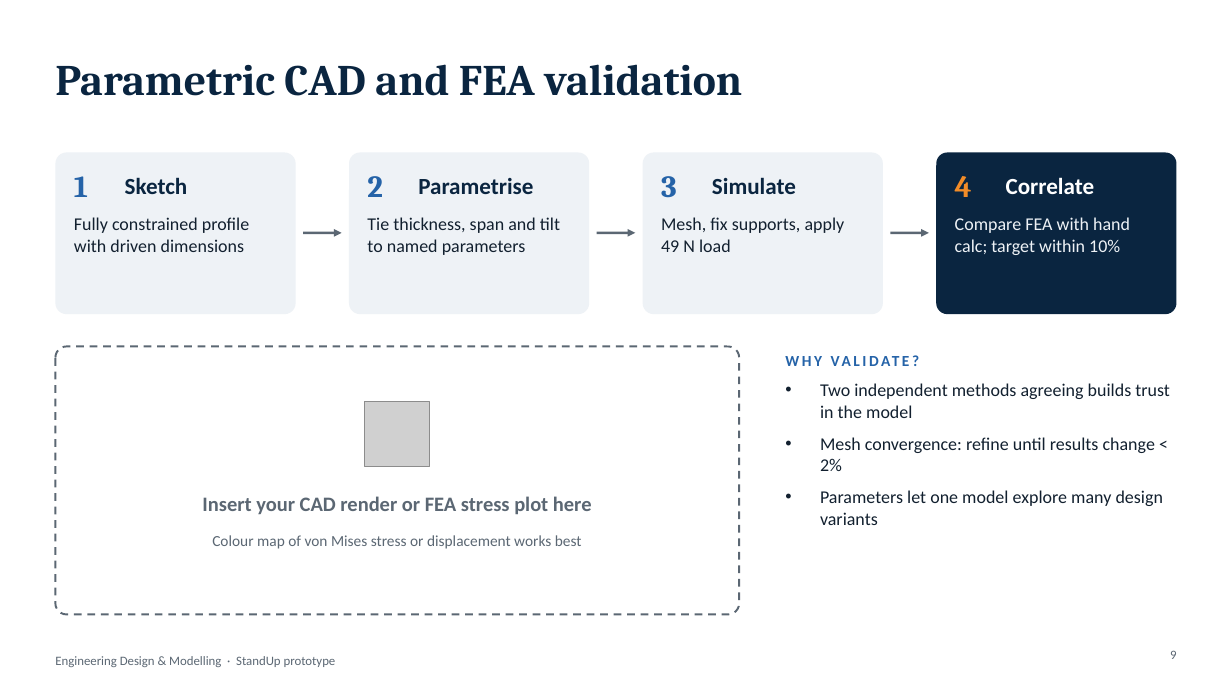
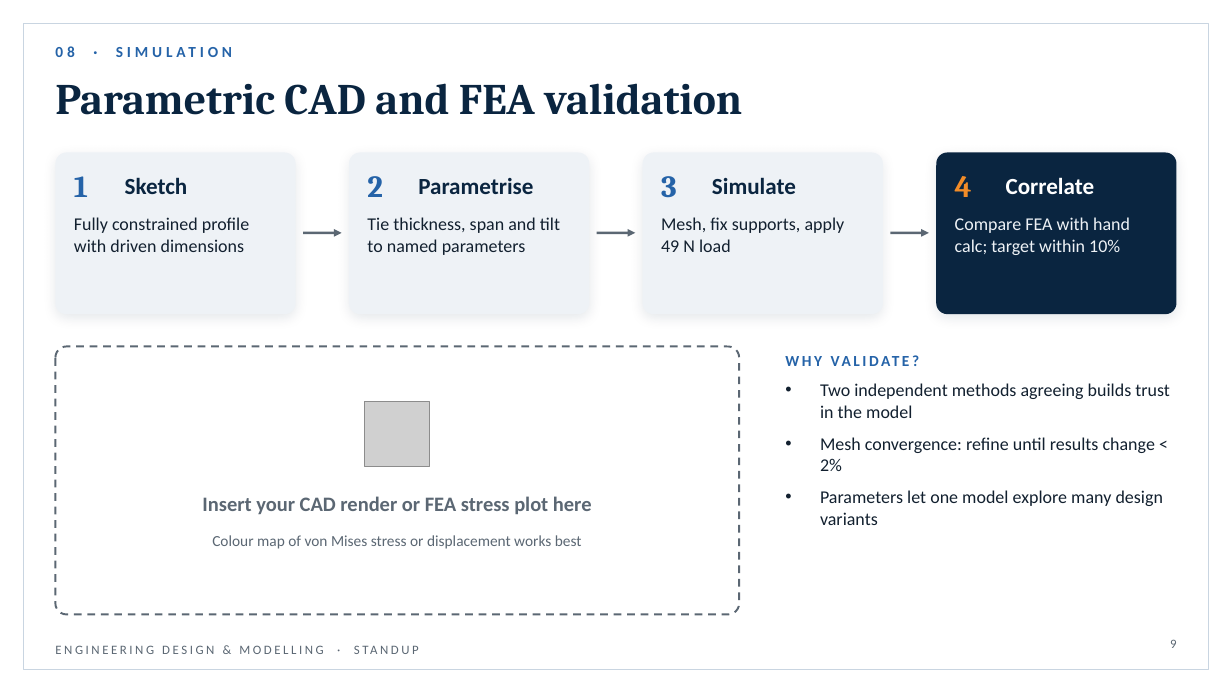
Before and after one commit to shrestha-droid/borepro, a slide deck: slide 9 of EngDesign_Prototype_Showcase.pptx. Drawn at 1232x693 pixels with LibreOffice and Linux fonts; fonts in the diff are those of the drawing; grey boxes stand for pictures. Boxes give left, top, right and bottom in pixels: in the first picture for what was removed or moved away, otherwise in the second. Text is boxed around its words. In the diff, an @@ line names an element or a change of style, - is before the commit and + after.

```diff
--- a/EngDesign_Prototype_Showcase.pptx
+++ b/EngDesign_Prototype_Showcase.pptx
@@ rectangle added at (23, 23, 1209, 670), outline #C9D5E1 0.75 pt @@
@@ text added at (55, 46, 74, 57), 12 pt, text #2563A8, bold @@
+08 · SIMULATION
@@ title "Parametric CAD and FEA validation": place and size @@
-title "Parametric CAD and FEA validation" at (55, 64, 742, 96)
+title "Parametric CAD and FEA validation" at (55, 83, 742, 115)
@@ shadow on in 4 elements at (55, 152, 296, 314), (349, 152, 590, 314), (643, 152, 884, 314), (936, 152, 1177, 314) @@
@@ text at (55, 645, 323, 654): text changed @@
-Engineering Design & Modelling · StandUp prototype
+ENGINEERING DESIGN & MODELLING · STANDUP
@@ page number: place and size @@
-page number at (1170, 650, 1176, 659)
+page number at (1170, 639, 1176, 648)
```
Also in this commit, not shown: 13 other slides changed.
